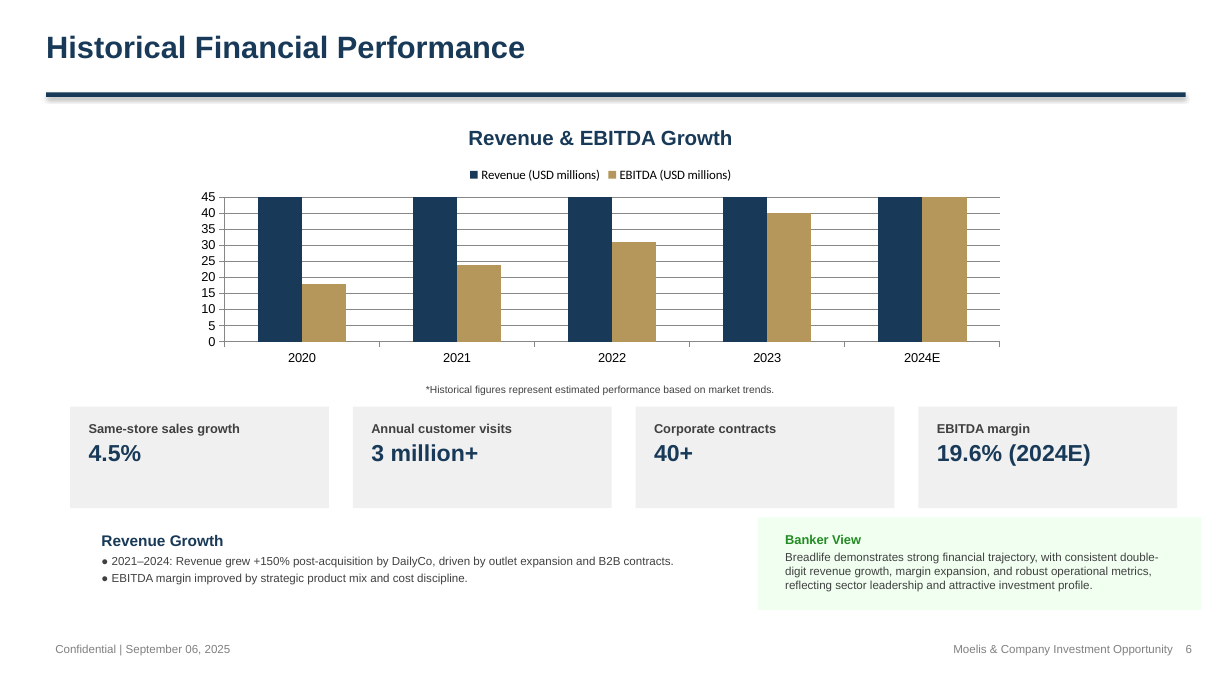
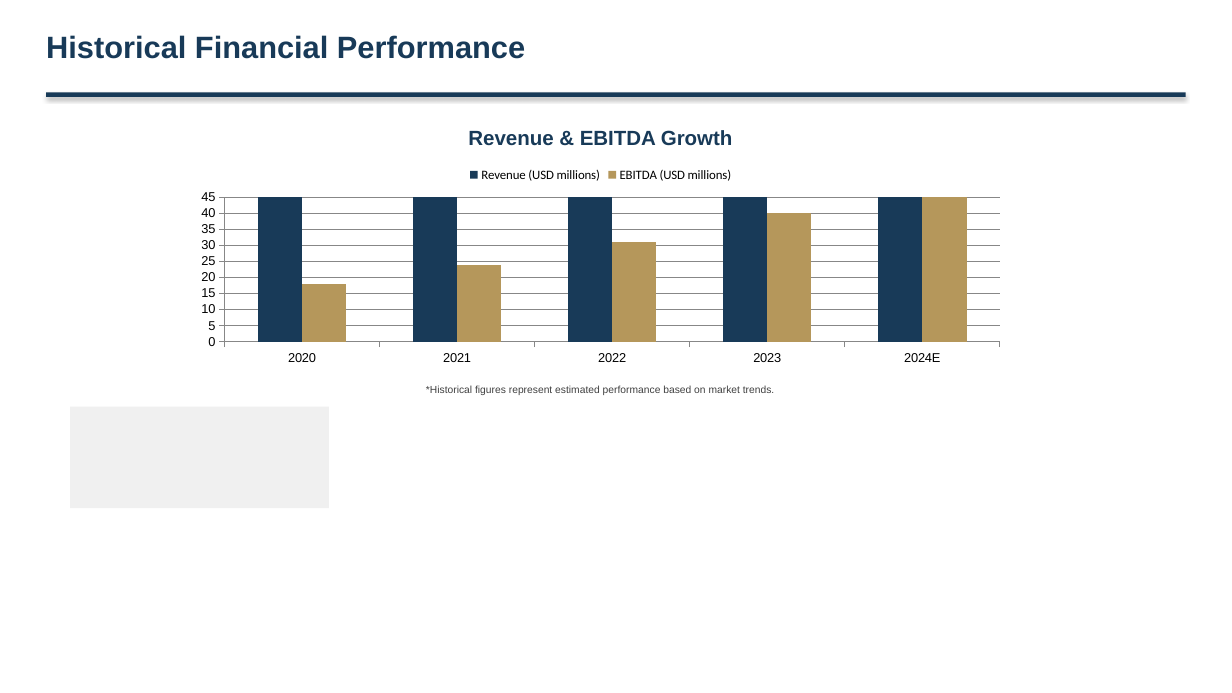
Before and after one commit to alinvb/slide_generator, a slide deck: slide 5 of ai_generated_deck.pptx. Drawn at 1232x693 pixels with LibreOffice and Linux fonts; fonts in the diff are those of the drawing. Boxes give left, top, right and bottom in pixels: in the first picture for what was removed or moved away, otherwise in the second. Text is boxed around its words. In the diff, an @@ line names an element or a change of style, - is before the commit and + after.

```diff
--- a/ai_generated_deck.pptx
+++ b/ai_generated_deck.pptx
@@ rectangle removed at [353,407,612,508] @@
@@ rectangle removed at [636,407,895,508] @@
@@ rectangle removed at [919,407,1177,508] @@
@@ text removed at [89,423,240,436] @@
-Same-store sales growth
@@ text removed at [89,445,142,462] @@
-4.5%
@@ text removed at [371,423,512,433] @@
-Annual customer visits
@@ text removed at [371,444,479,462] @@
-3 million+
@@ text removed at [654,424,777,436] @@
-Corporate contracts
@@ text removed at [654,445,693,461] @@
-40+
@@ text removed at [937,423,1030,436] @@
-EBITDA margin
@@ text removed at [937,444,1091,466] @@
-19.6% (2024E)
@@ text removed at [101,535,224,546] @@
-Revenue Growth
@@ rectangle removed at [758,518,1202,610] @@
@@ text removed at [785,534,861,544] @@
-Banker View
@@ text removed at [112,556,674,568] @@
-● 2021–2024: Revenue grew +150% post-acquisition by DailyCo, driven by outlet expansion and B2B contracts.
@@ text removed at [785,552,1159,592] @@
-Breadlife demonstrates strong financial trajectory, with consistent double-digit revenue growth, margin expansion, and robust operational metrics, reflecting sector leadership and attractive investment profile.
@@ text removed at [112,573,468,585] @@
-● EBITDA margin improved by strategic product mix and cost discipline.
@@ text removed at [55,644,231,655] @@
-Confidential | September 06, 2025
@@ text removed at [953,644,1192,656] @@
-Moelis & Company Investment Opportunity 6
```
Also in this commit, not shown: 12 other slides changed, 5 slides added, 4 slides removed, 2 other files.
